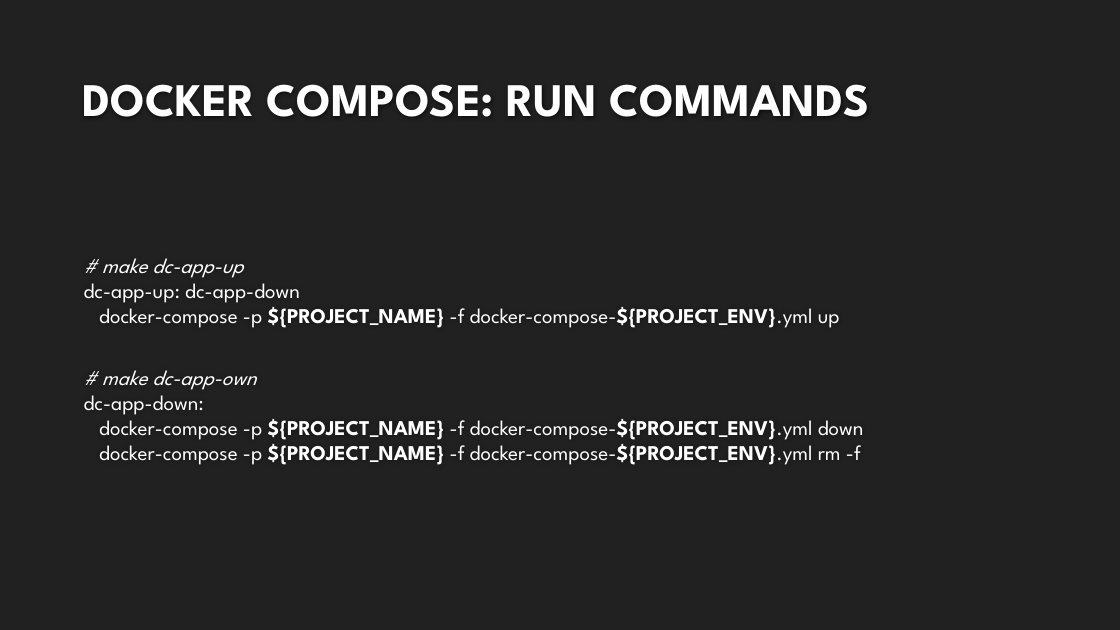
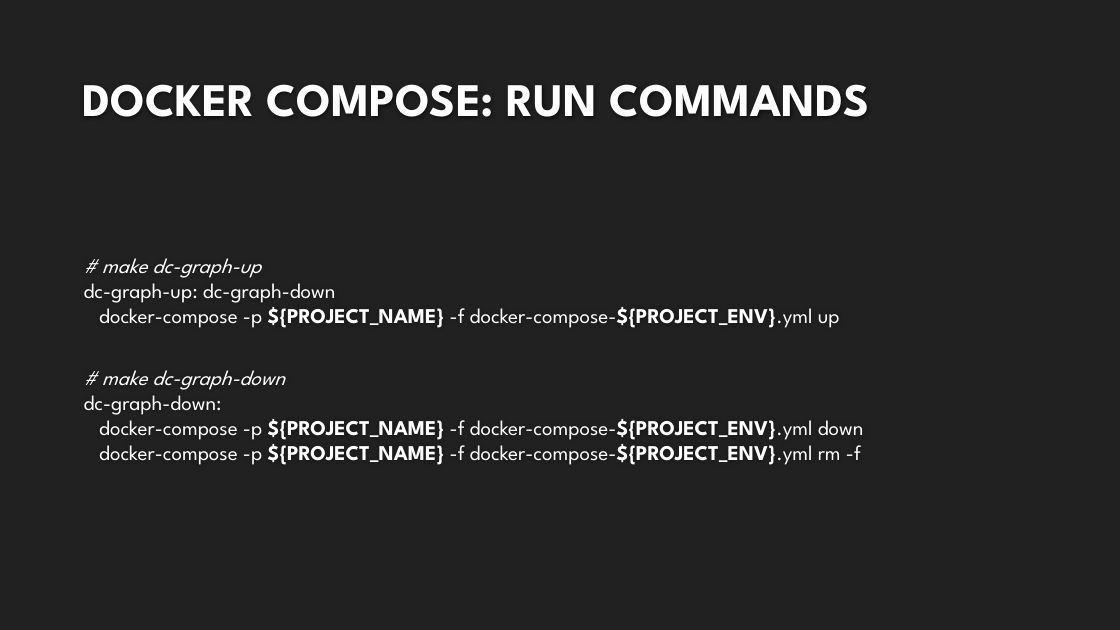
Before and after one commit to bluetechy/NodeJS-Project, a slide deck: slide 12 of Kubernetes Workshop.pptx. Drawn at 1120x630 pixels with LibreOffice and Linux fonts; fonts in the diff are those of the drawing; background and template pictures are left out. Boxes give left, top, right and bottom in pixels: in the first picture for what was removed or moved away, otherwise in the second. Text is boxed around its words. In the diff, an @@ line names an element or a change of style, - is before the commit and + after.

```diff
--- a/Kubernetes Workshop.pptx
+++ b/Kubernetes Workshop.pptx
@@ text at bbox=[84, 258, 864, 465]: text changed @@
-# make dc-app-up
-dc-app-up: dc-app-down
-docker-compose -p ${PROJECT_NAME} -f docker-compose-${PROJECT_ENV}.yml up
-# make dc-app-own
-dc-app-down:
-docker-compose -p ${PROJECT_NAME} -f docker-compose-${PROJECT_ENV}.yml down
-docker-compose -p ${PROJECT_NAME} -f docker-compose-${PROJECT_ENV}.yml rm -f
+# make dc-graph-up
+dc-graph-up: dc-graph-down
+docker-compose -p ${PROJECT_NAME} -f docker-compose-${PROJECT_ENV}.yml up
+# make dc-graph-down
+dc-graph-down:
+docker-compose -p ${PROJECT_NAME} -f docker-compose-${PROJECT_ENV}.yml down
+docker-compose -p ${PROJECT_NAME} -f docker-compose-${PROJECT_ENV}.yml rm -f
```
Also in this commit, not shown: 3 other slides changed, 1 other file.
